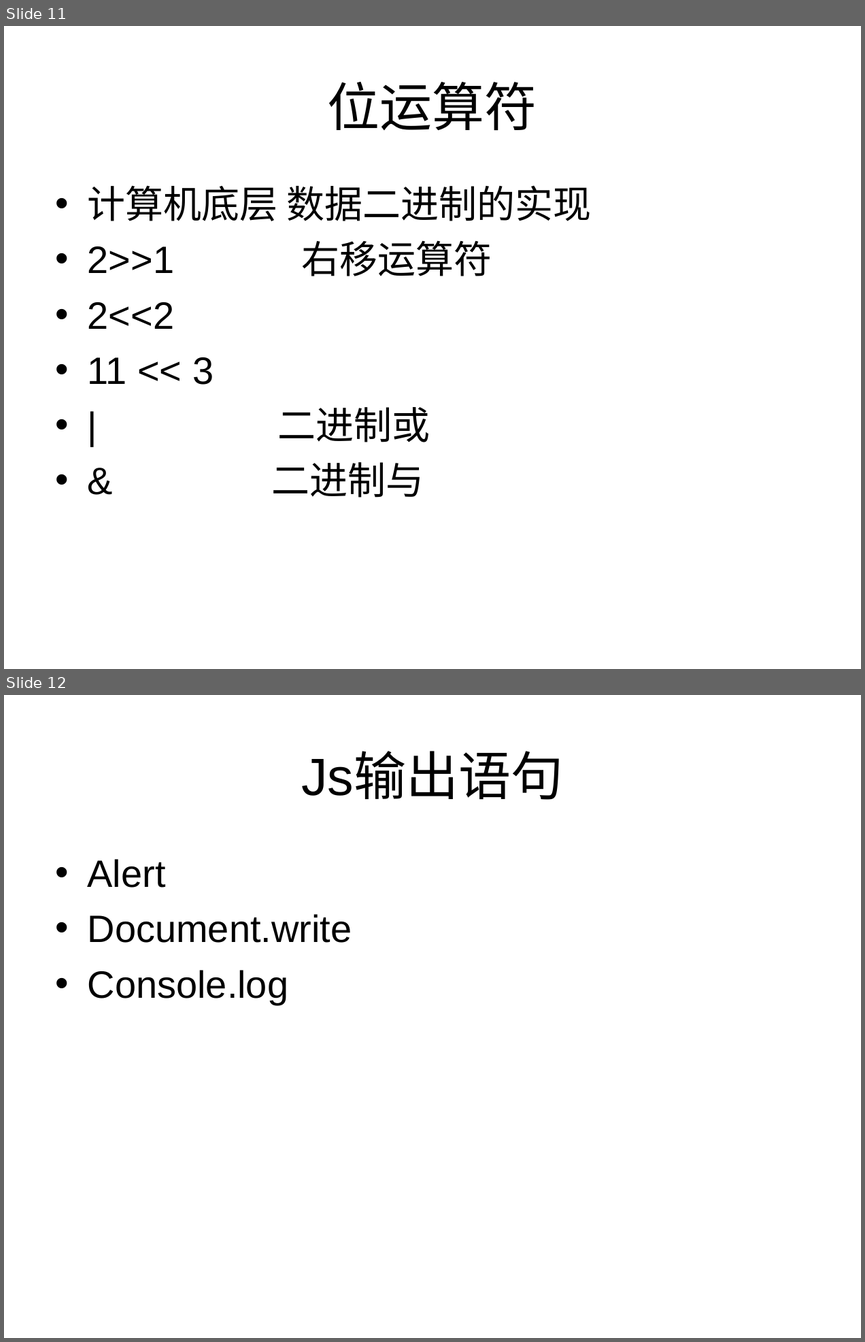
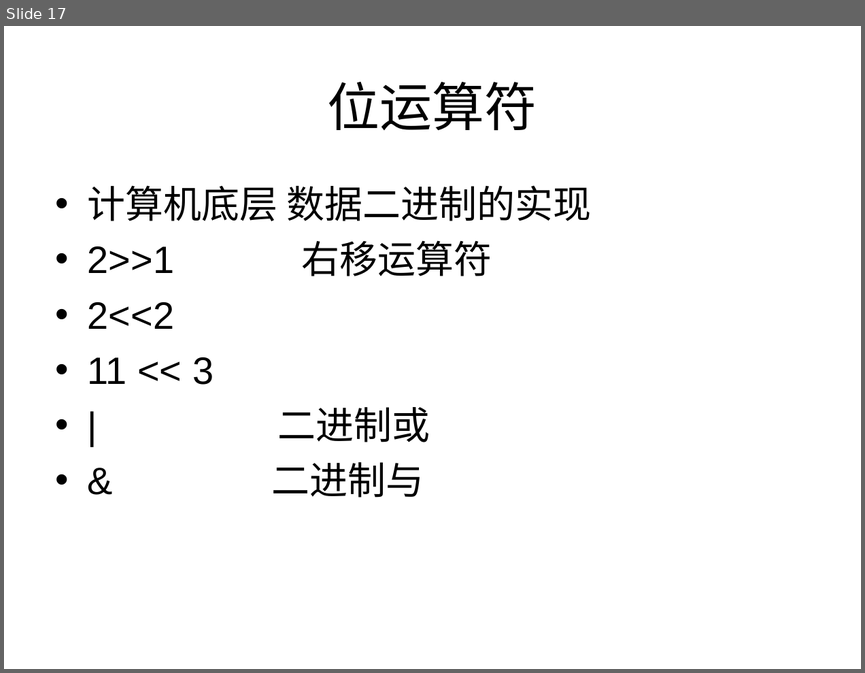
Before and after one commit to cd-vr1class/homework, a slide deck: ppt/7-7js输入输出语句、运算符.ppt. Shown one above the other, each under a label of ours: slides 11 and 12 before the commit, slide 17 after it. The pictures are 865x1342 and 865x673 pixels, drawn with LibreOffice and Linux fonts; fonts in the diff are those of the drawing. Boxes give left, top, right and bottom in pixels: in the first picture for what was removed or moved away, otherwise in the second. Text is boxed around its words. In the diff, an @@ line names an element or a change of style, - is before the commit and + after.

```diff
--- a/ppt/7-7js输入输出语句、运算符.ppt
+++ b/ppt/7-7js输入输出语句、运算符.ppt
@@ slide 12 removed at (4,695,861,1338), background #FFFFFF @@
@@ title removed at (301,753,563,800) @@
-Js输出语句
@@ text removed at (88,859,352,1004) @@
-• Alert
-• Document.write
-• Console.log
@@ what was slide 11 is now slide 17 @@
```
Also in this commit, not shown: 5 slides changed, 4 slides added, 2 other slides removed, 2 other files.
